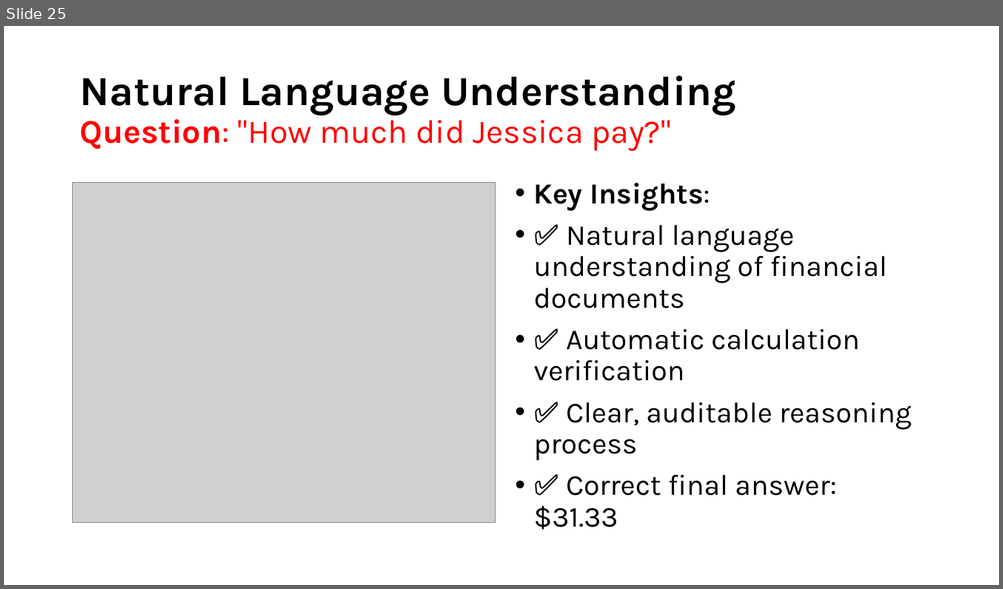
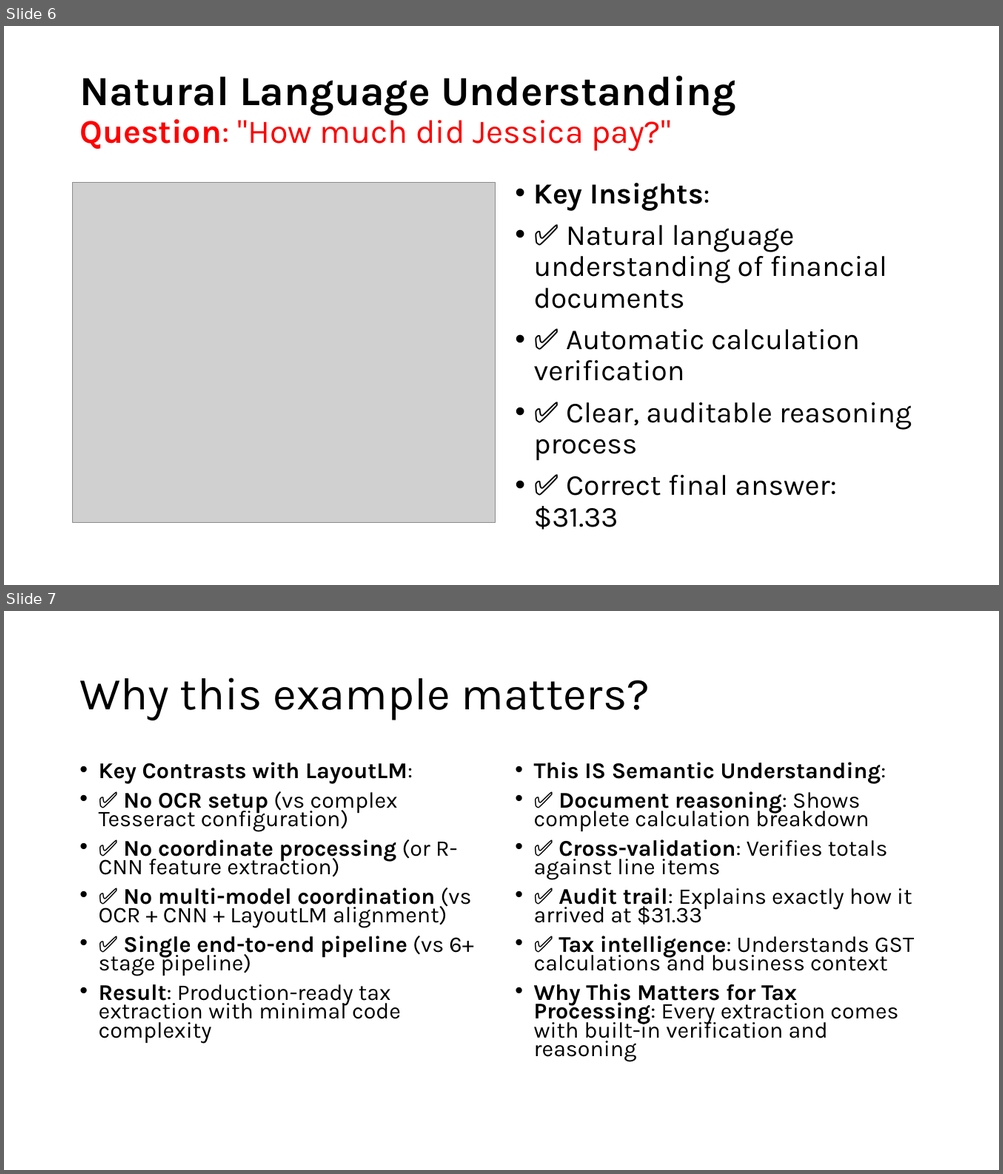
Before and after one commit to tmnestor/unified_vision_processor_minimal, a slide deck: presentation_materials/vision_transformers.pptx. Shown one above the other, each under a label of ours: slide 25 before the commit, slides 6 and 7 after it. The pictures are 1003x589 and 1003x1174 pixels, drawn with LibreOffice and Linux fonts; fonts in the diff are those of the drawing; grey boxes stand for pictures. Boxes give left, top, right and bottom in pixels: in the first picture for what was removed or moved away, otherwise in the second. Text is boxed around its words. In the diff, an @@ line names an element or a change of style, - is before the commit and + after.

```diff
--- a/presentation_materials/vision_transformers.pptx
+++ b/presentation_materials/vision_transformers.pptx
@@ slide 7 added at (4,611,999,1170), background #FFFFFF @@
@@ title added at (79,678,649,721), 44 pt, text #000000 @@
+Why this example matters?
@@ text added at (99,762,473,1044), 21.7 pt, text #000000 @@
+• Key Contrasts with LayoutLM:
+• ✅ No OCR setup (vs complex Tesseract configuration)
+• ✅ No coordinate processing (or R-CNN feature extraction)
+• ✅ No multi-model coordination (vs OCR + CNN + LayoutLM alignment)
+• ✅ Single end-to-end pipeline (vs 6+ stage pipeline)
+• Result: Production-ready tax extraction with minimal code complexity
@@ text added at (534,762,913,1062), 21.7 pt, text #000000 @@
+• This IS Semantic Understanding:
+• ✅ Document reasoning: Shows complete calculation breakdown
+• ✅ Cross-validation: Verifies totals against line items
+• ✅ Audit trail: Explains exactly how it arrived at $31.33
+• ✅ Tax intelligence: Understands GST calculations and business context
+• Why This Matters for Tax Processing: Every extraction comes with built-in verification and reasoning
@@ what was slide 25 is now slide 6 @@
```
Also in this commit, not shown: 2 slides changed, 2 other slides added, 5 slides removed.
